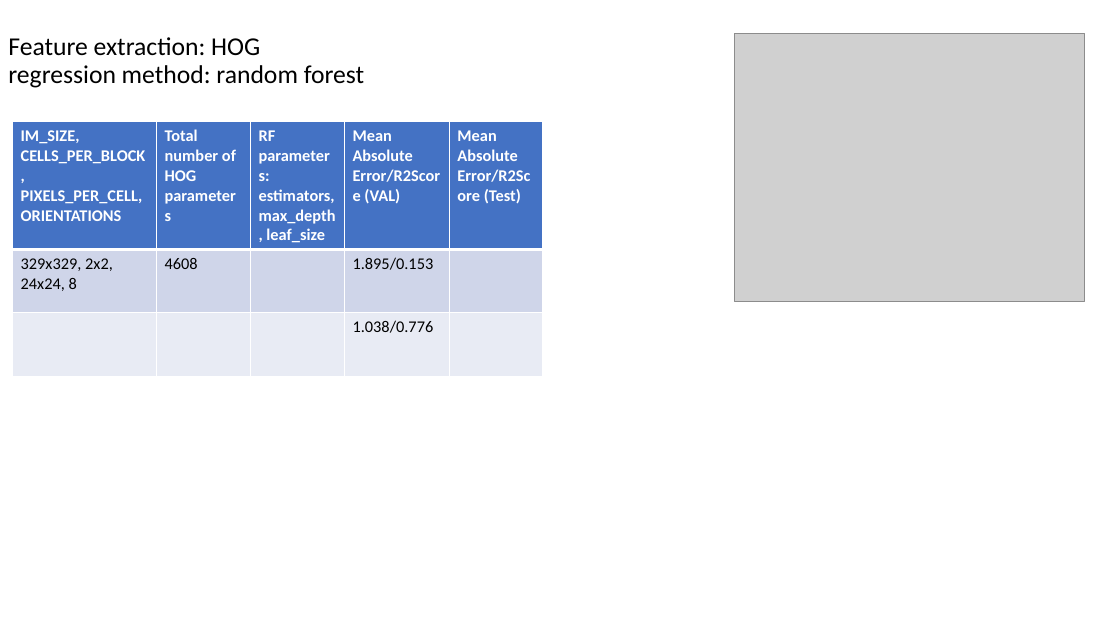
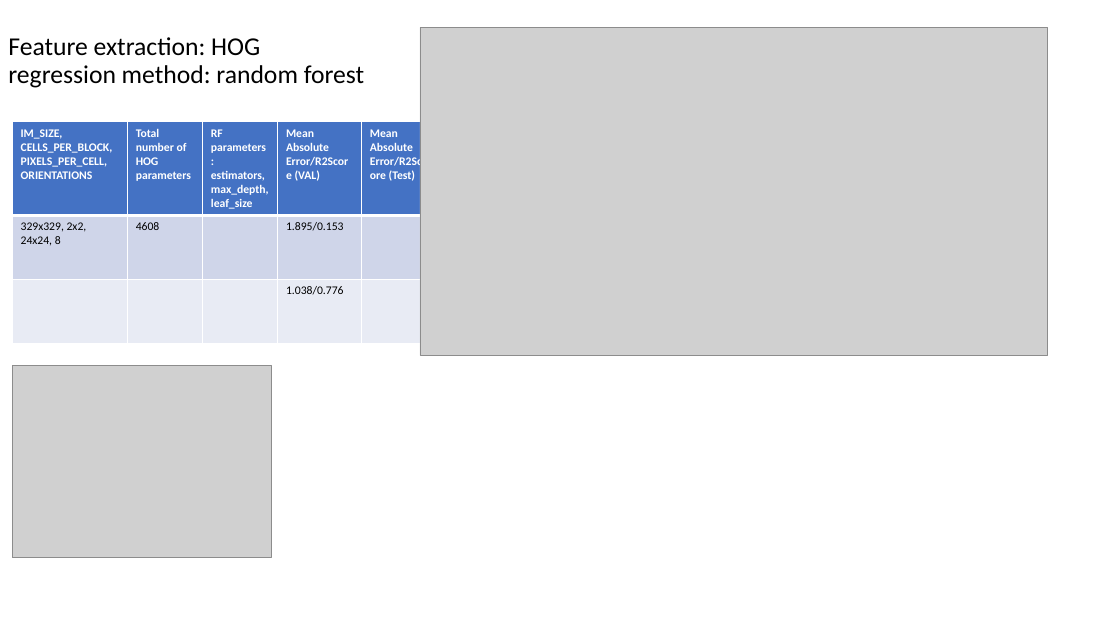
Before and after one commit to herberth-bf/AI_metrology, a slide deck: slide 3 of notebooks/poc/Regression_impactdamanges_shearography.pptx. Drawn at 1120x630 pixels with LibreOffice and Linux fonts; fonts in the diff are those of the drawing; grey boxes stand for pictures. Boxes give left, top, right and bottom in pixels: in the first picture for what was removed or moved away, otherwise in the second. Text is boxed around its words. In the diff, an @@ line names an element or a change of style, - is before the commit and + after.

```diff
--- a/notebooks/poc/Regression_impactdamanges_shearography.pptx
+++ b/notebooks/poc/Regression_impactdamanges_shearography.pptx
@@ picture added at (420, 28, 1048, 355) @@
@@ picture removed at (734, 33, 1085, 301) @@
@@ table at (13, 122, 436, 343) @@
@@ size 14 to 10 pt @@
@@ table: place and size @@
-table at (13, 122, 543, 375)
+table at (13, 122, 436, 343)
@@ picture added at (13, 365, 271, 558) @@
```
Also in this commit, not shown: 1 other slide changed, 1 other file.
